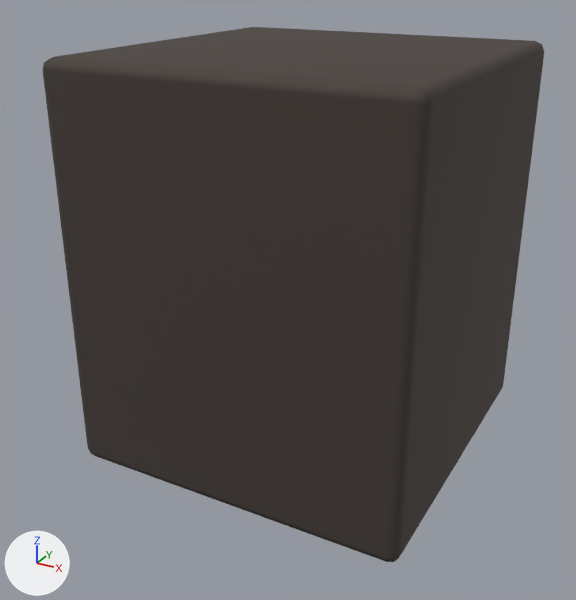
The Blender file tools/godot-campaign/structure-art/blend/refinery-shaft-0.blend, before and after one commit.
Camera for both pictures: a 50 mm camera at (0.844, -1.652, 1.186) aimed at (-0.028, -0.068, 0.394). Lighting does not change. The marker at lower left points along +X, +Y and +Z. The older version comes first.

Script lines for the objects in view, before the commit:
```python
me_cube = bpy.data.meshes.new('Cube')
me_cube.from_pydata(...)  # 56 vertices, 54 faces; spans x -0.42..0.42, y 0.015..0.985, z -0.42..0.42
me_cube.materials.append(mat_refinery_0)  # dark grey #554d48
me_cube_001 = bpy.data.meshes.new('Cube.001')
me_cube_001.from_pydata(...)  # 224 vertices, 216 faces; spans x -0.395..0.395, y 0.04..0.96, z -0.495..-0.398
me_cube_001.materials.append(mat_refinery_1)  # brown #958275
me_cube_003 = bpy.data.meshes.new('Cube.003')
me_cube_003.from_pydata(...)  # 280 vertices, 270 faces; spans x -0.252..0.252, y 0.19..0.81, z -0.495..-0.44
me_cube_003.materials.append(mat_refinery_3)  # orange #b87748
me_cube_008 = bpy.data.meshes.new('Cube.008')
me_cube_008.from_pydata(...)  # 112 vertices, 108 faces; spans x -0.36..0.36, y 0.143..0.868, z -0.498..-0.442
me_cube_008.materials.append(mat_refinery_2)  # dark grey #35383a
ob_refinery_0 = bpy.data.objects.new('refinery_0', me_cube)
ob_refinery_0.location = (0.0, 0.0, 0.0)
ob_refinery_0.rotation_euler = (1.571, 0.0, 0.0)  # degrees (90, 0, 0)
ob_refinery_1 = bpy.data.objects.new('refinery_1', me_cube_001)
ob_refinery_1.location = (0.0, 0.0, 0.0)
ob_refinery_1.rotation_euler = (1.571, 0.0, 0.0)  # degrees (90, 0, 0)
ob_refinery_2 = bpy.data.objects.new('refinery_2', me_cube_008)
ob_refinery_2.location = (0.0, 0.0, 0.0)
ob_refinery_2.rotation_euler = (1.571, 0.0, 0.0)  # degrees (90, 0, 0)
ob_refinery_3 = bpy.data.objects.new('refinery_3', me_cube_003)
ob_refinery_3.location = (0.0, 0.0, 0.0)
ob_refinery_3.rotation_euler = (1.571, 0.0, 0.0)  # degrees (90, 0, 0)
```
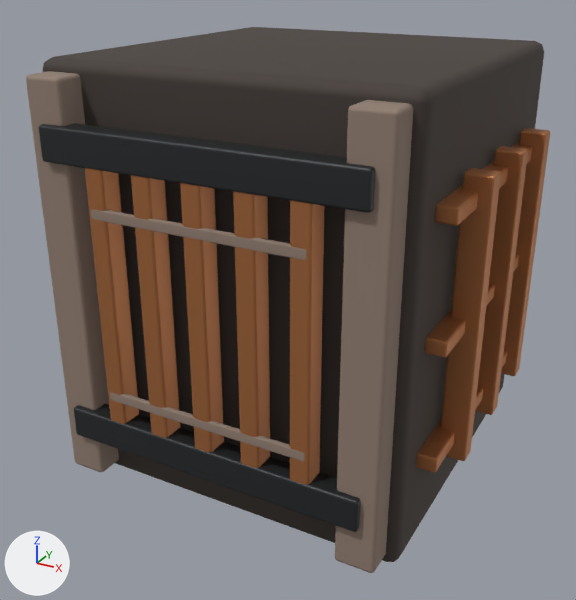
What changed in the scene script:
```text
Change me_cube_001:
    used by ob_refinery_1; location = (0.0, 0.0, 0.0); rotation_euler = (1.571, 0.0, 0.0), in degrees (90, 0, 0)
    remove me_cube_001.from_pydata(...)  # 224 vertices, 216 faces; spans x -0.395..0.395, y 0.04..0.96, z -0.495..-0.398
    add me_cube_001.from_pydata(...)  # 448 vertices, 432 faces; spans x -0.395..0.395, y 0.04..0.96, z -0.495..0.495
    me_cube_001 part 1: the loose piece of 56 vertices spanning x -0.395..-0.305, y 0.04..0.96, z -0.482..-0.398 is copied, and the copy is moved by (0.0, 0.0, 0.88); it spans x -0.395..-0.305, y 0.04..0.96, z 0.398..0.482
    me_cube_001 part 2: the loose piece of 56 vertices spanning x 0.305..0.395, y 0.04..0.96, z -0.482..-0.398 is copied, and the copy is moved by (0.0, 0.0, 0.88); it spans x 0.305..0.395, y 0.04..0.96, z 0.398..0.482
    me_cube_001 part 3: the loose piece of 56 vertices spanning x -0.245..0.245, y 0.268..0.292, z -0.495..-0.483 is copied, and the copy is moved by (0.0, 0.0, 0.978); it spans x -0.245..0.245, y 0.268..0.292, z 0.483..0.495
    me_cube_001 part 4: the loose piece of 56 vertices spanning x -0.245..0.245, y 0.688..0.712, z -0.495..-0.483 is copied, and the copy is moved by (0.0, 0.0, 0.978); it spans x -0.245..0.245, y 0.688..0.712, z 0.483..0.495
Change me_cube_003:
    used by ob_refinery_3; location = (0.0, 0.0, 0.0); rotation_euler = (1.571, 0.0, 0.0), in degrees (90, 0, 0)
    remove me_cube_003.from_pydata(...)  # 280 vertices, 270 faces; spans x -0.252..0.252, y 0.19..0.81, z -0.495..-0.44
    add me_cube_003.from_pydata(...)  # 1232 vertices, 1188 faces; spans x -0.49..0.49, y 0.19..0.81, z -0.495..0.495
    me_cube_003 part 5: the loose piece of 56 vertices spanning x -0.252..-0.208, y 0.19..0.81, z -0.495..-0.44 is copied, and the copy is moved by (0.0, 0.0, 0.934); it spans x -0.252..-0.208, y 0.19..0.81, z 0.44..0.495
    me_cube_003 part 6: the loose piece of 56 vertices spanning x -0.138..-0.093, y 0.19..0.81, z -0.495..-0.44 is copied, and the copy is moved by (0.0, 0.0, 0.934); it spans x -0.138..-0.093, y 0.19..0.81, z 0.44..0.495
    me_cube_003 part 7: the loose piece of 56 vertices spanning x -0.023..0.023, y 0.19..0.81, z -0.495..-0.44 is copied, and the copy is moved by (0.0, 0.0, 0.934); it spans x -0.023..0.023, y 0.19..0.81, z 0.44..0.495
    me_cube_003 part 8: the loose piece of 56 vertices spanning x 0.093..0.138, y 0.19..0.81, z -0.495..-0.44 is copied, and the copy is moved by (0.0, 0.0, 0.934); it spans x 0.093..0.138, y 0.19..0.81, z 0.44..0.495
    me_cube_003 part 9: the loose piece of 56 vertices spanning x 0.208..0.252, y 0.19..0.81, z -0.495..-0.44 is copied, and the copy is moved by (0.0, 0.0, 0.934); it spans x 0.208..0.252, y 0.19..0.81, z 0.44..0.495
    me_cube_003 part 10: 336 vertices added at x 0.417..0.49, y 0.19..0.81, z -0.345..0.345
    other edits to the shape of me_cube_003 do not show in these pictures
Change me_cube_008:
    used by ob_refinery_2; location = (0.0, 0.0, 0.0); rotation_euler = (1.571, 0.0, 0.0), in degrees (90, 0, 0)
    remove me_cube_008.from_pydata(...)  # 112 vertices, 108 faces; spans x -0.36..0.36, y 0.143..0.868, z -0.498..-0.442
    add me_cube_008.from_pydata(...)  # 224 vertices, 216 faces; spans x -0.36..0.36, y 0.143..0.868, z -0.498..0.498
    me_cube_008 part 11: the loose piece of 56 vertices spanning x -0.36..0.36, y 0.143..0.218, z -0.498..-0.442 is copied, and the copy is moved by (0.0, 0.0, 0.94); it spans x -0.36..0.36, y 0.143..0.218, z 0.442..0.498
    me_cube_008 part 12: the loose piece of 56 vertices spanning x -0.36..0.36, y 0.792..0.868, z -0.498..-0.442 is copied, and the copy is moved by (0.0, 0.0, 0.94); it spans x -0.36..0.36, y 0.792..0.868, z 0.442..0.498
```

Pixel boxes (x1, y1, x2, y2) of what changed, in the pictures (576 x 600 px):
'refinery_3', reshaped (not visible before)
    after: (85, 128, 550, 485)
'refinery_1', reshaped (not visible before)
    after: (26, 71, 413, 573)
'refinery_2', reshaped (not visible before)
    after: (38, 123, 375, 532)
part 1 of me_cube_001, added (brown)
    after: (26, 71, 119, 472)
part 2 of me_cube_001, added (brown)
    after: (335, 100, 413, 573)
part 3 of me_cube_001, added (brown)
    after: (110, 392, 304, 462)
part 4 of me_cube_001, added (brown)
    after: (91, 209, 306, 260)
part 5 of me_cube_003, added (orange)
    after: (85, 168, 139, 424)
part 6 of me_cube_003, added (orange)
    after: (131, 175, 181, 438)
part 7 of me_cube_003, added (orange)
    after: (180, 183, 224, 452)
part 8 of me_cube_003, added (orange)
    after: (233, 191, 270, 468)
part 9 of me_cube_003, added (orange)
    after: (290, 200, 324, 485)
part 10 of me_cube_003, added (orange)
    after: (416, 128, 550, 472)
part 11 of me_cube_008, added
    after: (74, 404, 361, 532)
part 12 of me_cube_008, added
    after: (38, 123, 375, 213)
